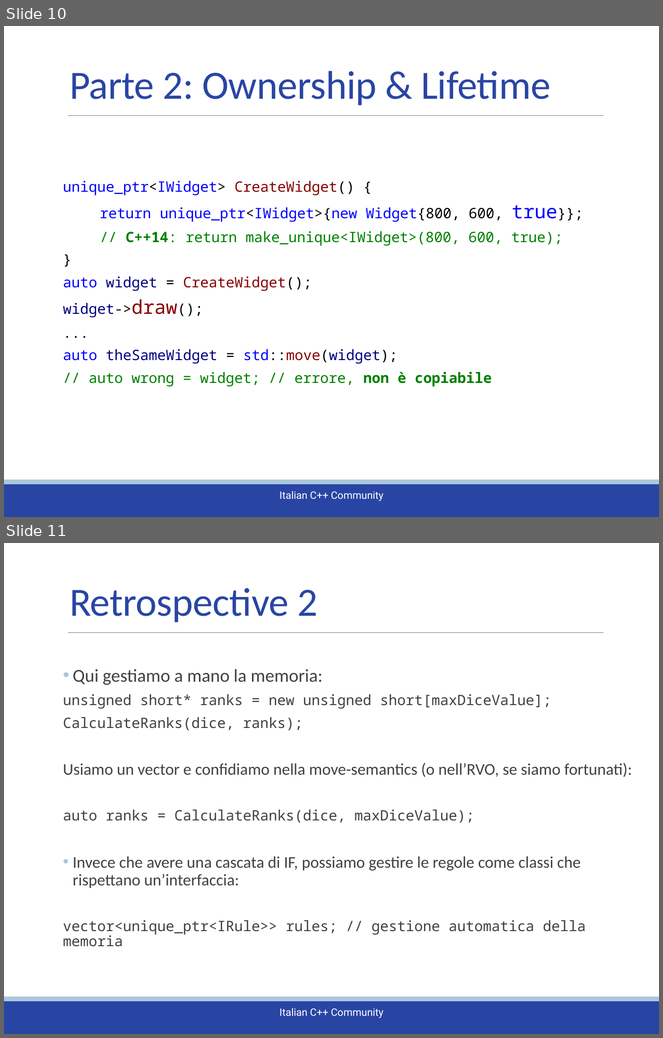
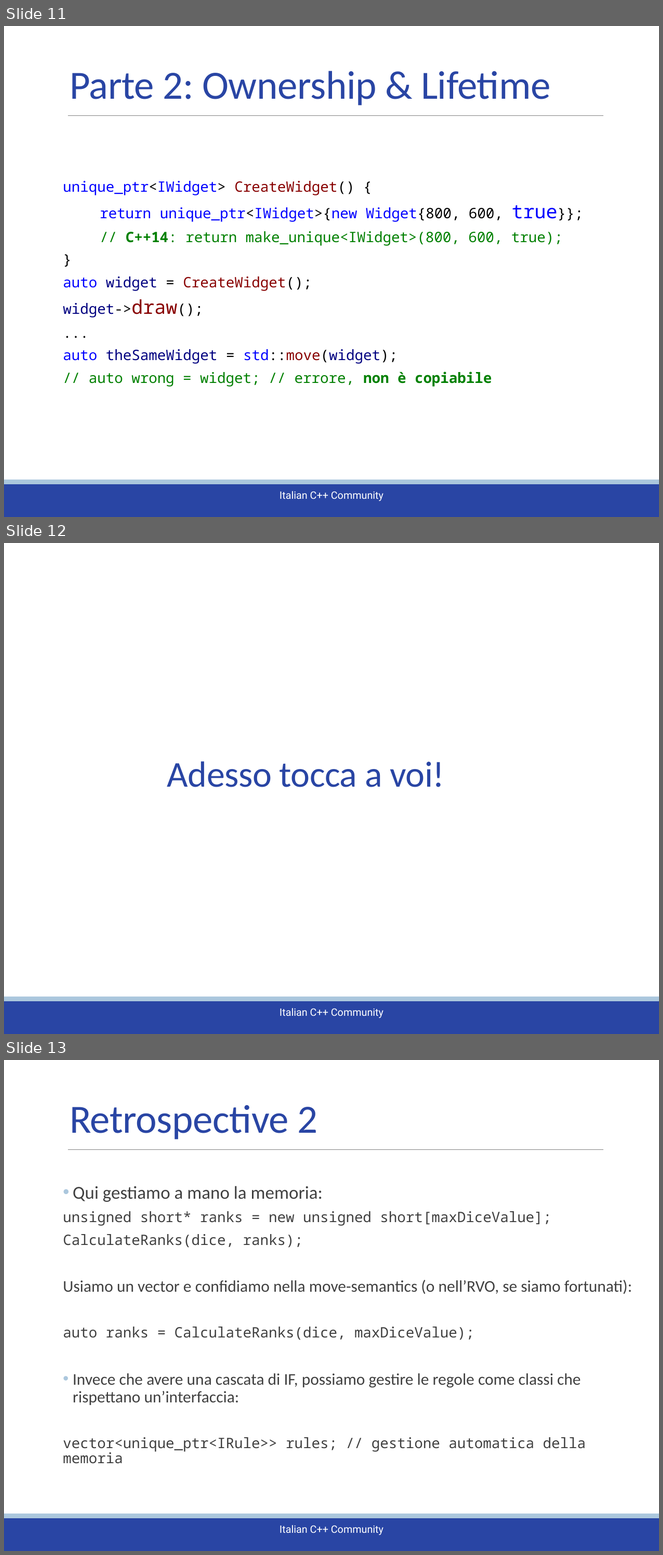
Before and after one commit to italiancpp/yahtzee-cpp, a slide deck: RefactoringCpp.pptx. Shown one above the other, each under a label of ours: slides 10 and 11 before the commit, slides 11, 12 and 13 after it. The pictures are 663x1038 and 663x1555 pixels, drawn with LibreOffice and Linux fonts; fonts in the diff are those of the drawing. Boxes give left, top, right and bottom in pixels: in the first picture for what was removed or moved away, otherwise in the second. Text is boxed around its words. In the diff, an @@ line names an element or a change of style, - is before the commit and + after.

```diff
--- a/RefactoringCpp.pptx
+++ b/RefactoringCpp.pptx
@@ slide 12 added at bbox=[4, 543, 659, 1034], background #FFFFFF; not listed: 3 template elements that a slide beside it also shows @@
@@ title added at bbox=[167, 761, 444, 787], 40 pt, text #2945A4 @@
+Adesso tocca a voi!
@@ what was slide 10 is now slide 11 @@
@@ what was slide 11 is now slide 13 @@
```
Also in this commit, not shown: 2 slides changed, 2 other slides added, 1 slide removed, 1 other file.
